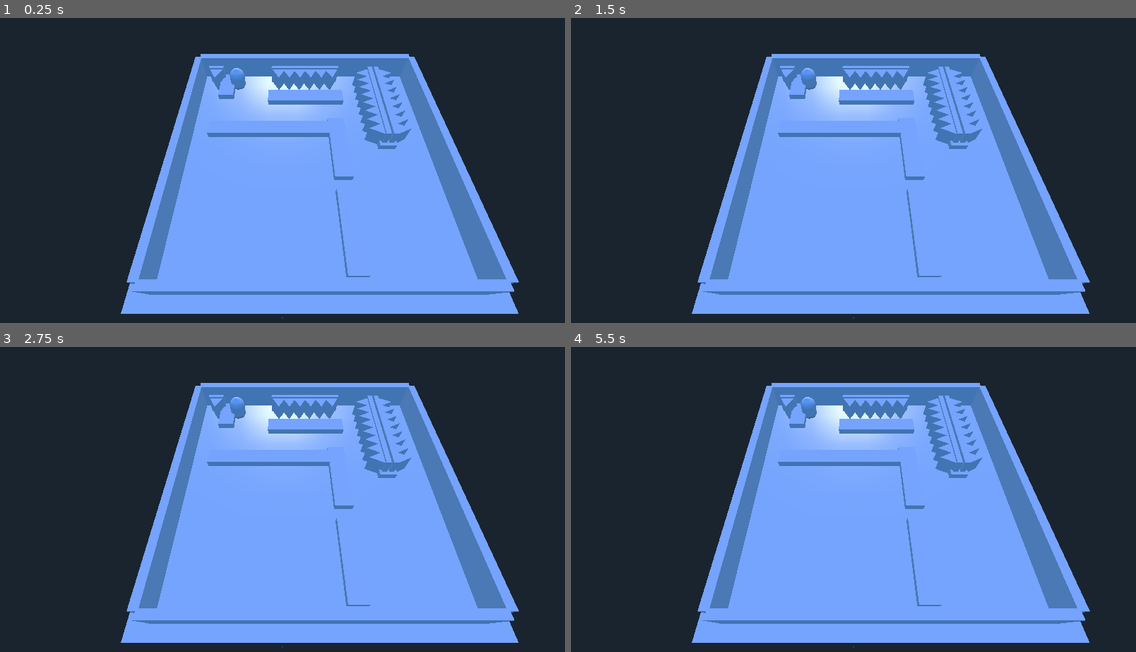
Above: before the commit, frames 1-4 (two rows, left to right).
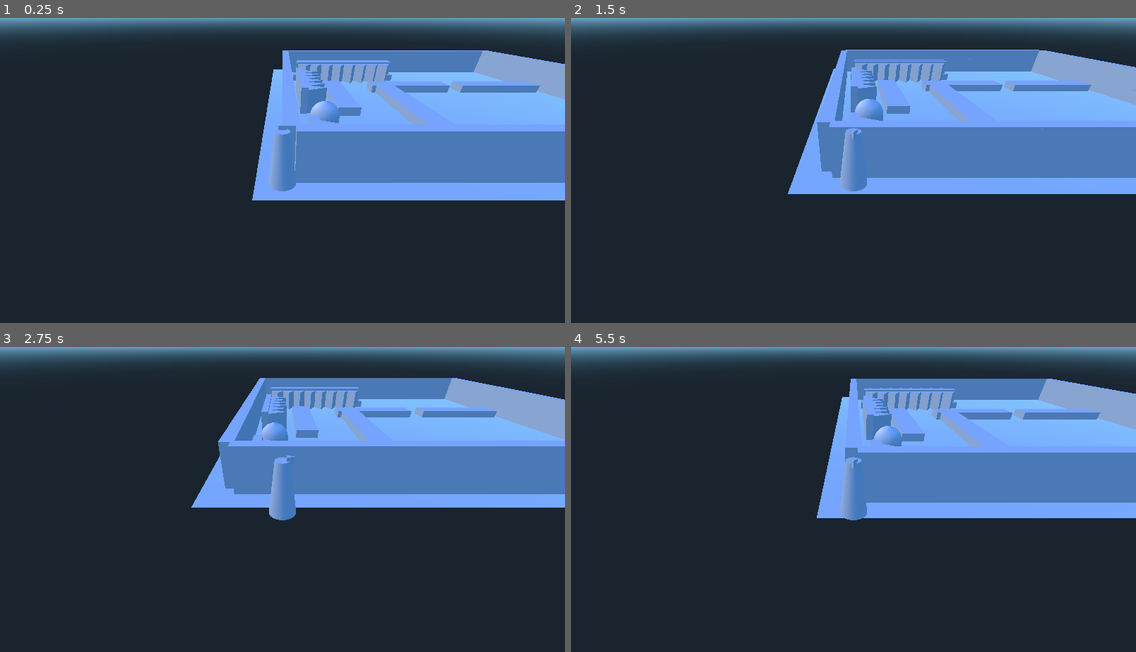
Above: after the commit, the same moments.

Repository: DevinPentecost/ld42
Game: Godot game, scene res://test_scenes/caleb_test.tscn
Two runs of this game, one before a commit and one after it. Both use one fixed random seed, a clock stepped at 60 frames per second and the inputs below. The project has no main scene, so this scene is started directly.
Inputs (mouse positions are in pixels of both pictures, inside the frame that each line leads up to):
- Up to frame 1 (0.25 s): no input
- Up to frame 2 (1.5 s): tap Enter at 0.5 s; move the mouse to (977, 167) at 0.52 s; hold D (player_move_right) 0.53-1.28 s; tap Space (player_action) at 0.6, 1.35 s; click (977, 167) at 0.67 s; move the mouse to (740, 197) at 1.27 s; hold S (player_move_down) from 1.28 s (still down)
- Up to frame 3 (2.75 s): move the mouse to (339, 438) at 2.02 s; release S (player_move_down) at 2.03 s; hold D (player_move_right) from 2.03 s (still down); tap Space (player_action) at 2.1 s
- Up to frame 4 (5.5 s): move the mouse to (825, 578) at 2.77 s; release D (player_move_right) at 2.78 s; hold W (player_move_up) 2.78-3.53 s; tap Space (player_action) every 0.75 s from 2.85 to 5.1 s; click (825, 578) at 2.92 s; move the mouse to (1023, 560) at 3.52 s; hold A (player_move_left) 3.53-5.03 s; move the mouse to (684, 462) at 4.27 s; move the mouse to (881, 511) at 5.02 s; hold S (player_move_down) from 5.03 s (still down); click (881, 511) at 5.17 s

The runs differ from the first frame. In frame 1, 57% of the frame differs, in the area x 0-100%, y 0-99%; in frame 2, 56%; in frame 3, 56%; in frame 4, 57%.

Commit message:
Basic hookup of player actions
* Somethings still broken though

Diff:
--- a/project/objects/game/Camera.tscn
+++ b/project/objects/game/Camera.tscn
@@ -2,9 +2,9 @@
 
 [ext_resource path="res://objects/game/PlayerFollowCamera.gd" type="Script" id=1]
 
-[node name="Camera" type="Camera"]
+[node name="Camera" type="Camera" index="0"]
 
-transform = Transform( -4.37114e-008, 0.422618, -0.906308, 0, 0.906308, 0.422618, 1, 1.84732e-008, -3.9616e-008, -7, 5, 0 )
+transform = Transform( -4.37114e-08, 0.422618, -0.906308, 0, 0.906308, 0.422618, 1, 1.84732e-08, -3.9616e-08, -7, 5, 0 )
 keep_aspect = 1
 cull_mask = 1048575
 environment = null
--- a/project/objects/game/GameController.tscn
+++ b/project/objects/game/GameController.tscn
@@ -2,7 +2,9 @@
 
 [ext_resource path="res://objects/game/GameController.gd" type="Script" id=1]
 
-[node name="GameController" type="Node"]
+[node name="GameController" type="Node" index="0" groups=[
+"game_controller",
+]]
 
 script = ExtResource( 1 )
 
--- a/project/objects/player/Player.gd
+++ b/project/objects/player/Player.gd
@@ -172,6 +172,10 @@
 		#Fire off the action
 		emit_signal("player_action")
 
+		# Tell groups to check player action
+		get_tree().call_group("kennel", "on_player_action")
+		get_tree().call_group("food", "on_player_action")
+
 func game_over():
 	#Game has ended!
 	_game_over = true
--- a/project/objects/shelter_items/food_bucket.gd
+++ b/project/objects/shelter_items/food_bucket.gd
@@ -59,3 +59,12 @@
 	can_emit_cooldown_signal = true
 
 	return food_to_give
+
+func on_player_action():
+	# Detect if the player is in contact
+	var is_nearby = true
+	if is_nearby == true:
+		# Give the player food!
+		get_tree().call_group("game_controller", "fill_player_food", request_food())
+
+	pass
--- a/project/objects/shelter_items/shelter_grid/game_grid.gd
+++ b/project/objects/shelter_items/shelter_grid/game_grid.gd
@@ -6,8 +6,13 @@
 onready var scene_shelter_food = load("res://objects/shelter_items/food_bucket.tscn")
 onready var scene_shelter_cage = load("res://objects/shelter_items/tile_kennel.tscn")
 
+# Contents of the grid, as provided by the input file
 var grid_contents = {}
+
+# Scene grid, containing all of the scened in the grid
 var scene_grid = {}
+
+# Array of kennel locations (array of dictionaries with contents {row, col})
 var kennel_locations = []
 
 
@@ -24,6 +29,18 @@
 #	# Called every frame. Delta is time since last frame.
 #	# Update game logic here.
 #	pass
+
+var _tile_void = 0
+var _tile_floor = 1
+var _tile_wall = 2
+var _tile_counter = 3
+var _tile_food = 4
+var _tile_kennel = 5
+
+var _direction_down = 1
+var _direction_left = 2
+var _direction_up = 3
+var _direction_right = 4
 
 
 func _create_grid_scenes():
@@ -43,22 +60,22 @@
 			# Create the appropriate scene
 			var new_scene = null
 			var type = int(type_str)
-			if type == 0:
+			if type == _tile_void:
 				# Void, do nothing
 				continue
-			if type == 1:
+			if type == _tile_floor:
 				# Floor
 				new_scene = scene_shelter_floor.instance()
-			if type == 2:
+			if type == _tile_wall:
 				# Wall
 				new_scene = scene_shelter_wall.instance()
-			if type == 3:
+			if type == _tile_counter:
 				# Counter
 				new_scene = scene_shelter_counter.instance()
-			if type == 4:
+			if type == _tile_food:
 				# Dog food
 				new_scene = scene_shelter_food.instance()
-			if type == 5:
+			if type == _tile_kennel:
 				# Kennel
 				new_scene = scene_shelter_cage.instance()
 				kennel_locations.append(location)
@@ -69,11 +86,11 @@
 
 			var rotation = Vector3(0, 90, 0)
 			var value = int(value_str)
-			if value == 2:
+			if value == _direction_left:
 				rotation = Vector3(0, 0, 0)
-			if value == 3:
+			if value == _direction_up:
 				rotation = Vector3(0, 270, 0)
-			if value == 4:
+			if value == _direction_right:
 				rotation = Vector3(0, 180, 0)
 			new_scene.rotation_degrees = rotation
 
@@ -119,3 +136,10 @@
 	file.close()
 
 	# we have a raw grid, but no scenes/meshes to go with it...
+
+func get_all_kennels():
+	var output = []
+	for location in kennel_locations:
+		output.append(scene_grid[location.row][location.col])
+
+	return output
--- a/project/test_scenes/caleb_test.tscn
+++ b/project/test_scenes/caleb_test.tscn
@@ -1,23 +1,16 @@
-[gd_scene load_steps=2 format=2]
+[gd_scene load_steps=5 format=2]
 
 [ext_resource path="res://objects/shelter_items/shelter_grid/game_grid.tscn" type="PackedScene" id=1]
+[ext_resource path="res://objects/player/Player.tscn" type="PackedScene" id=2]
+[ext_resource path="res://objects/game/GameController.tscn" type="PackedScene" id=3]
+[ext_resource path="res://objects/game/Camera.tscn" type="PackedScene" id=4]
 
 [node name="Spatial" type="Spatial"]
 
-[node name="Camera" type="Camera" parent="." index="0"]
+[node name="GameGrid" parent="." index="0" instance=ExtResource( 1 )]
 
-transform = Transform( 1, 0, 0, 0, 0.497564, 0.867427, 0, -0.867427, 0.497564, 8.3476, 15.6085, 22.1988 )
-keep_aspect = 1
-cull_mask = 1048575
-environment = null
-h_offset = 0.0
-v_offset = 0.0
-doppler_tracking = 0
-projection = 0
-current = false
-fov = 70.0
-size = 1.0
-near = 0.05
-far = 100.0
+[node name="Player" parent="." index="1" instance=ExtResource( 2 )]
 
-[node name="game_grid" parent="." index="1" instance=ExtResource( 1 )]
+[node name="GameController" parent="." index="2" instance=ExtResource( 3 )]
+
+[node name="FollowCam" parent="." index="3" instance=ExtResource( 4 )]
--- a/project/test_scenes/testdogbio.tscn
+++ b/project/test_scenes/testdogbio.tscn
@@ -2,7 +2,7 @@
 
 [ext_resource path="res://objects/dogbio.gd" type="Script" id=1]
 
-[node name="Node" type="Node" index="0"]
+[node name="Node" type="Node"]
 
 script = ExtResource( 1 )
 Name = "name"
